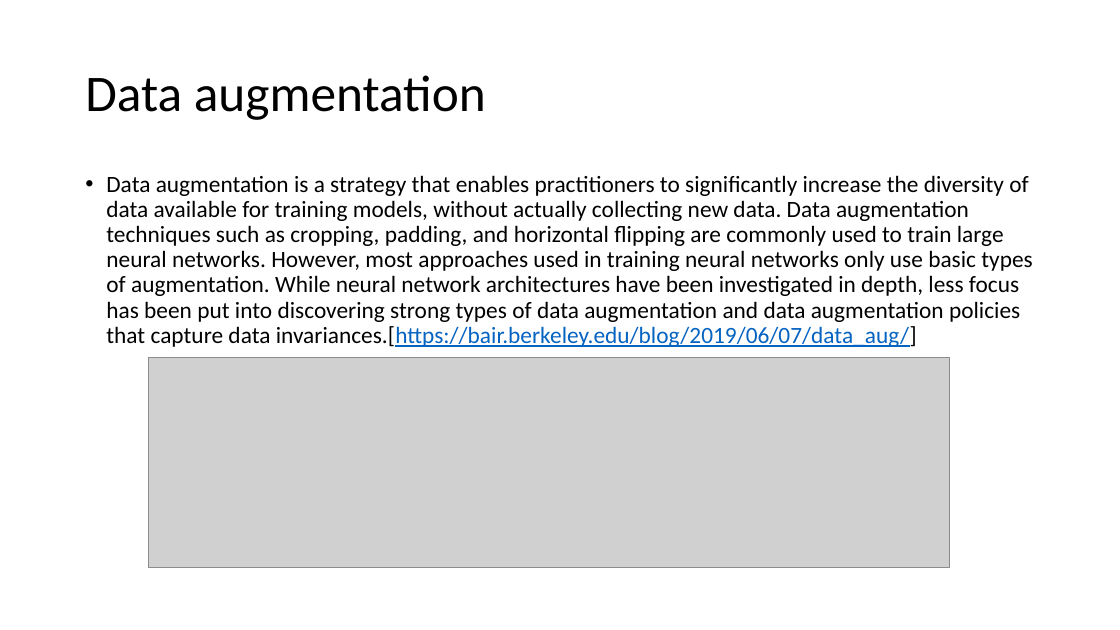
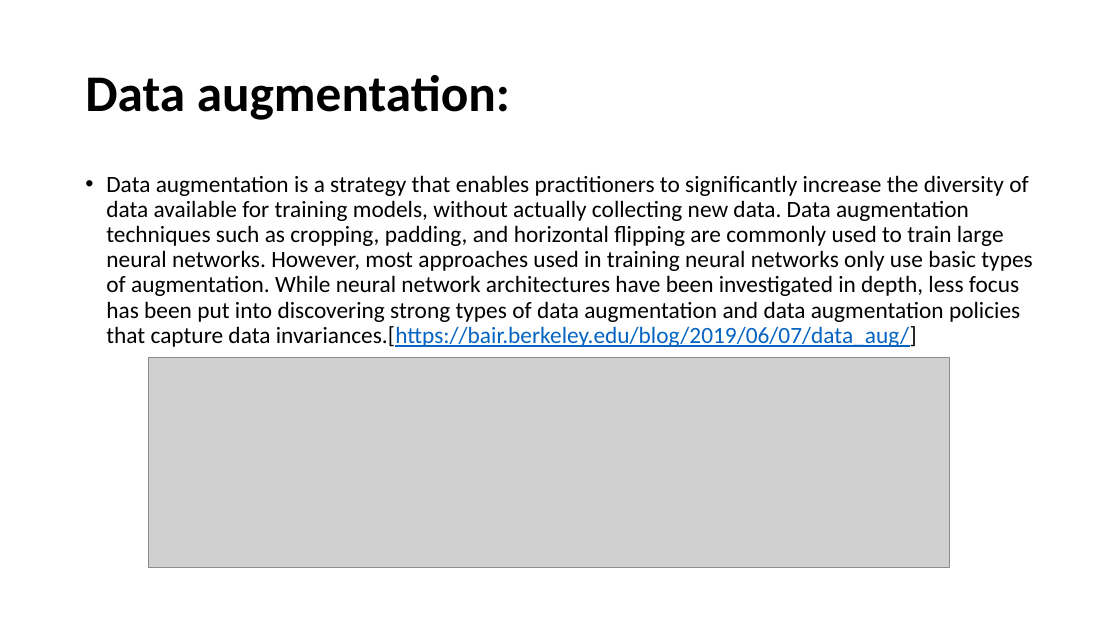
Before and after one commit to EvgenyVendrov/DeepLearningCourse, a slide deck: slide 9 of CNN/proj_pres.pptx. Drawn at 1120x630 pixels with LibreOffice and Linux fonts; fonts in the diff are those of the drawing; grey boxes stand for pictures. Boxes give left, top, right and bottom in pixels: in the first picture for what was removed or moved away, otherwise in the second. Text is boxed around its words. In the diff, an @@ line names an element or a change of style, - is before the commit and + after.

```diff
--- a/CNN/proj_pres.pptx
+++ b/CNN/proj_pres.pptx
@@ title at <box>85,75,510,120</box>: text changed; bold on @@
-Data augmentation
+Data augmentation:
```
Also in this commit, not shown: 7 other slides changed, 1 other file.
